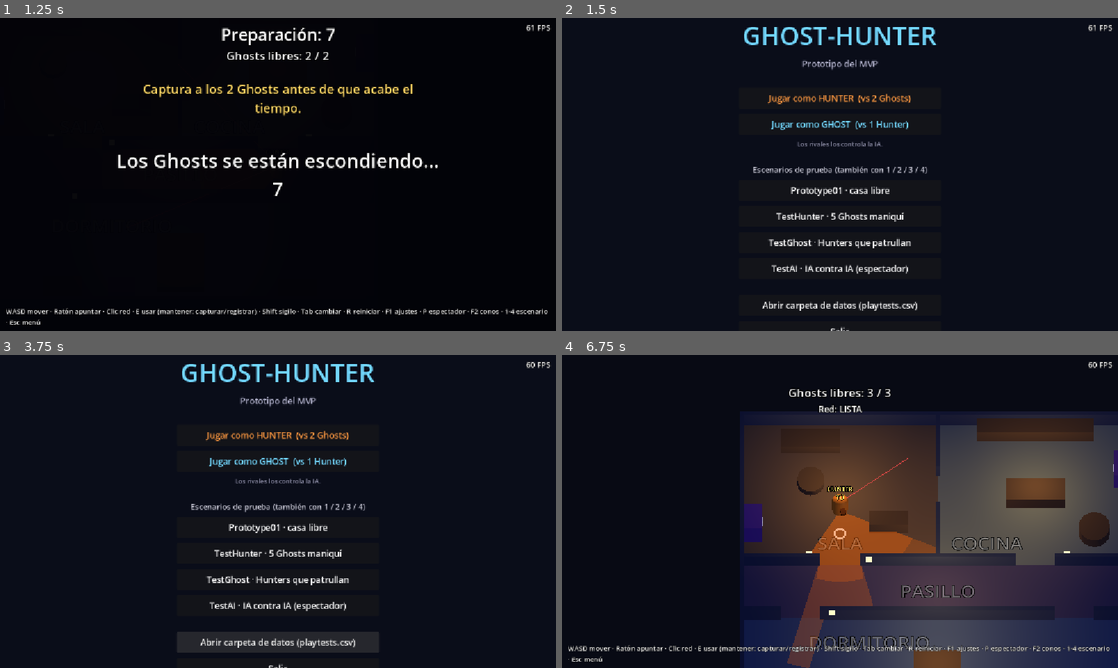
Above: before the commit, frames 1-4 (two rows, left to right).
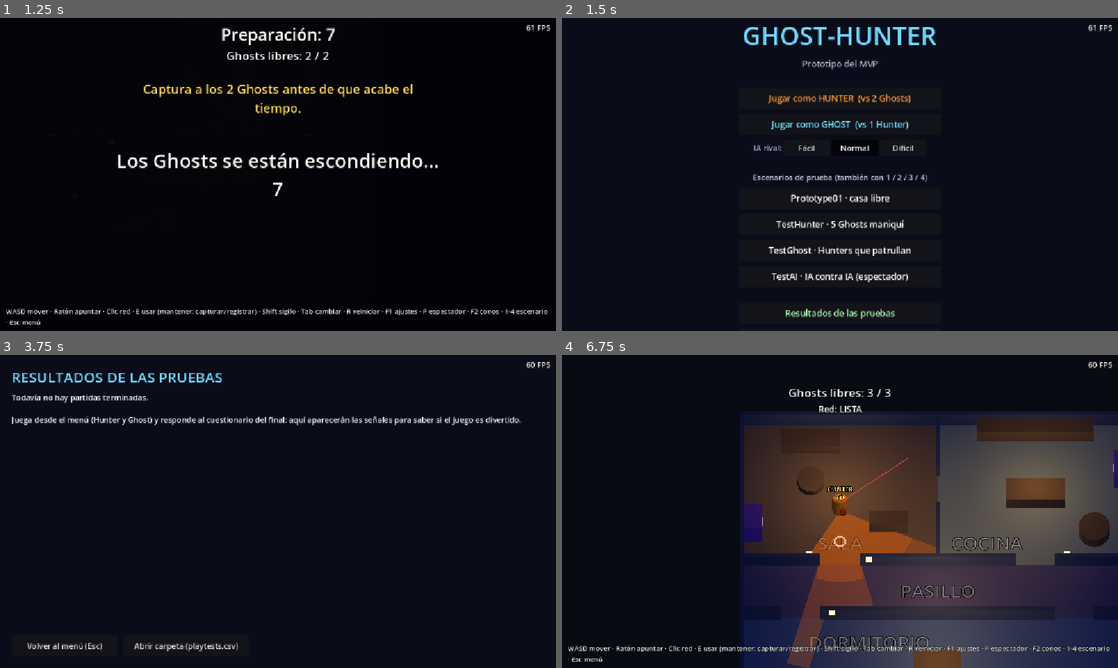
Above: after the commit, the same moments.

Repository: Yhiriend/huntervsghost
Game: Godot game, scene res://scenes/game/Match.tscn
The game is run twice, just before and just after one commit, with the same random seed, the same clock (stepped at 60 frames per second) and the same inputs. This scene is started directly instead of the project's main scene.
Inputs (mouse positions are in pixels of both pictures, inside the frame that each line leads up to):
- Up to frame 1 (1.25 s): tap Enter at 0.5 s; move the mouse to (400, 158) at 0.52 s; hold D (move_right) from 0.53 s (still down); click (400, 158) at 0.6 s; tap Space at 0.77 s
- Up to frame 2 (1.5 s): move the mouse to (728, 190) at 1.27 s; release D (move_right) at 1.28 s; hold Escape (back_to_menu) from 1.28 s (still down); click (728, 190) at 1.35 s
- Up to frame 3 (3.75 s): tap Space at 1.52 s; release Escape (back_to_menu) at 2 s; click (244, 486) at 2 s, where only the run after the commit has a clickable "Fácil"; click (339, 486) at 2.75 s, where only the run after the commit has a clickable "Difícil"; click (278, 649) at 3.5 s, where only the run after the commit has a clickable "Resultados de las pruebas"
- Up to frame 4 (6.75 s): click (628, 646) at 4.25 s, where only the run after the commit has a clickable "Volver al menú (Esc)"; click (856, 486) at 5 s, where only the run after the commit has a clickable "Normal"; click (856, 486) at 5.75 s, where only the run after the commit has a clickable "Normal"; click "Prototype01 · casa libre" at 6.5 s

Frame 1 is identical in both runs. In frame 2, 4.2% of the frame differs, in the area x 34-66%, y 39-100%; in frame 3, 7.8%, in the area x 2-94%, y 2-100%; in frame 4, less than 0.1%.

Commit message:
Fase 6: herramientas para la prueba de diversión
- Cuestionario al final de la partida (diversión, tensión, decisiones/suerte/injusto, nota).
- Pantalla 'Resultados de las pruebas' con las señales del plan y semáforo.
- Dificultad de la IA rival (Fácil/Normal/Difícil) en el menú, registrada en el CSV.
- Los CSV de versiones anteriores se migran conservando las partidas (con copia).
- Ruta del CSV configurable para que las pruebas no toquen los datos reales.
- Protocolo de la Fase 6 en el plan.

Co-Authored-By: Claude Opus 5.5 <noreply@anthropic.com>

Diff:
--- /dev/null
+++ b/scenes/main/PlaytestSummary.tscn
@@ -0,0 +1,12 @@
+[gd_scene format=3]
+
+[ext_resource type="Script" path="res://scripts/ui/playtest_summary.gd" id="1_summary"]
+
+[node name="PlaytestSummary" type="Control"]
+layout_mode = 3
+anchors_preset = 15
+anchor_right = 1.0
+anchor_bottom = 1.0
+grow_horizontal = 2
+grow_vertical = 2
+script = ExtResource("1_summary")
--- a/scripts/autoload/game_manager.gd
+++ b/scripts/autoload/game_manager.gd
@@ -14,6 +14,33 @@
 ## Bando del jugador en la próxima partida (DummySpawn.Role: 0 = Hunter, 1 = Ghost).
 var selected_role: int = 0
 
+enum Difficulty { EASY, NORMAL, HARD }
+const DIFFICULTY_NAMES := ["facil", "normal", "dificil"]
+## Valores de IA que cambia cada dificultad. NORMAL = los valores por defecto de GameConfig.
+const DIFFICULTY_PRESETS := {
+	Difficulty.EASY: {
+		"ai_reaction_time": 1.2,
+		"ai_aim_error": 2.8,
+		"ai_lead_factor": 0.2,
+		"ai_hunter_search_chance": 0.2,
+		"ai_ghost_flee_distance": 6.0,
+		"ai_ghost_hide_chance": 0.3,
+		"ai_ghost_light_chance": 0.3,
+	},
+	Difficulty.NORMAL: {},
+	Difficulty.HARD: {
+		"ai_reaction_time": 0.5,
+		"ai_aim_error": 1.2,
+		"ai_lead_factor": 0.6,
+		"ai_hunter_search_chance": 0.5,
+		"ai_ghost_flee_distance": 11.0,
+		"ai_ghost_hide_chance": 0.7,
+		"ai_ghost_light_chance": 0.8,
+	},
+}
+## Dificultad de la IA rival (afecta a la IA del bando contrario al jugador).
+var difficulty: int = Difficulty.NORMAL
+
 ## Dibuja los conos de visión de todos los personajes (F2). Activo por defecto.
 var debug_vision: bool = true:
 	set(value):
@@ -28,6 +55,21 @@
 			return loaded
 	push_warning("No se encontró %s; usando valores por defecto." % CONFIG_PATH)
 	return GameConfig.new()
+
+
+## Aplica una dificultad: primero restaura los valores de IA por defecto y luego los del preset.
+func set_difficulty(level: int) -> void:
+	difficulty = level
+	var defaults := GameConfig.new()
+	for key in DIFFICULTY_PRESETS[Difficulty.HARD]:
+		config.set(key, defaults.get(key))
+	var preset: Dictionary = DIFFICULTY_PRESETS[level]
+	for key in preset:
+		config.set(key, preset[key])
+
+
+func get_difficulty_name() -> String:
+	return DIFFICULTY_NAMES[difficulty]
 
 
 func start_match(role: int) -> void:
--- a/scripts/managers/match_scenario.gd
+++ b/scripts/managers/match_scenario.gd
@@ -273,9 +273,12 @@
 		"ghosts_capturados": ghosts - _count_free_ghosts() if is_inside_tree() else "",
 		"diversion_1a5": _rating if _rating > 0 else "",
 		"jugar_otra": "si" if play_again else "no",
+		"dificultad": GameManager.get_difficulty_name(),
 	}
+	if is_instance_valid(_result_screen):
+		row.merge(_result_screen.get_answers(), true)
 	for key in _stats:
 		row[key] = ("%.1f" % _stats[key]) if _stats[key] is float else _stats[key]
 	var err := PlaytestLogger.append(row)
 	if err != OK:
-		push_warning("No se pudo guardar la partida en %s (%s)" % [PlaytestLogger.PATH, error_string(err)])
+		push_warning("No se pudo guardar la partida en %s (%s)" % [PlaytestLogger.path, error_string(err)])
--- a/scripts/systems/playtest_logger.gd
+++ b/scripts/systems/playtest_logger.gd
@@ -3,7 +3,9 @@
 ## Guarda una fila por partida en user://playtests.csv para analizar el balance y la diversión.
 ## Ábrelo con cualquier hoja de cálculo. Ruta real: menú principal -> "Abrir carpeta de datos".
 
-const PATH := "user://playtests.csv"
+const DEFAULT_PATH := "user://playtests.csv"
+## Se puede cambiar (las pruebas automáticas usan otro archivo para no tocar tus datos).
+static var path: String = DEFAULT_PATH
 const COLUMNS: PackedStringArray = [
 	"fecha",
 	"rol_jugador",
@@ -21,12 +23,17 @@
 	"luces_usadas",
 	"diversion_1a5",
 	"jugar_otra",
+	"dificultad",
+	"tension",
+	"resultado_por",
+	"nota",
 ]
 
 
 static func append(row: Dictionary) -> Error:
-	var exists := FileAccess.file_exists(PATH)
-	var file := FileAccess.open(PATH, FileAccess.READ_WRITE if exists else FileAccess.WRITE)
+	_migrate_if_outdated()
+	var exists := FileAccess.file_exists(path)
+	var file := FileAccess.open(path, FileAccess.READ_WRITE if exists else FileAccess.WRITE)
 	if file == null:
 		return FileAccess.get_open_error()
 	if exists:
@@ -35,10 +42,58 @@
 		file.store_line(",".join(COLUMNS))
 	var values := PackedStringArray()
 	for column in COLUMNS:
-		values.append(str(row.get(column, "")).replace(",", " "))
+		values.append(str(row.get(column, "")).replace(",", " ").replace("\n", " "))
 	file.store_line(",".join(values))
 	return OK
 
 
+## Todas las filas como diccionarios (columna -> texto). Vacío si no hay archivo.
+static func read_rows() -> Array[Dictionary]:
+	var rows: Array[Dictionary] = []
+	if not FileAccess.file_exists(path):
+		return rows
+	var file := FileAccess.open(path, FileAccess.READ)
+	if file == null:
+		return rows
+	var header := file.get_csv_line()
+	while not file.eof_reached():
+		var values := file.get_csv_line()
+		if values.size() < 2:
+			continue
+		var row := {}
+		for i in header.size():
+			row[header[i]] = values[i] if i < values.size() else ""
+		rows.append(row)
+	return rows
+
+
+## Si el CSV es de una versión anterior (otras columnas), se convierte al formato actual
+## conservando todas las filas (las columnas nuevas quedan vacías). El original se guarda
+## como copia de seguridad (playtests_anterior_<fecha>.csv).
+static func _migrate_if_outdated() -> void:
+	if not FileAccess.file_exists(path):
+		return
+	var file := FileAccess.open(path, FileAccess.READ)
+	if file == null:
+		return
+	var header := file.get_line()
+	file = null
+	if header == ",".join(COLUMNS):
+		return
+	var rows := read_rows()
+	var stamp := Time.get_datetime_string_from_system().replace(":", "-")
+	var backup := path.get_basename() + "_anterior_%s.csv" % stamp
+	if DirAccess.copy_absolute(path, backup) != OK:
+		push_warning("No se pudo hacer copia de %s; no se migra." % path)
+		return
+	var out := FileAccess.open(path, FileAccess.WRITE)
+	out.store_line(",".join(COLUMNS))
+	for row in rows:
+		var values := PackedStringArray()
+		for column in COLUMNS:
+			values.append(String(row.get(column, "")))
+		out.store_line(",".join(values))
+
+
 static func get_folder() -> String:
 	return ProjectSettings.globalize_path("user://")
--- a/scripts/ui/debug_overlay.gd
+++ b/scripts/ui/debug_overlay.gd
@@ -7,7 +7,9 @@
 ## El panel se genera solo a partir de las variables @export_range de GameConfig.
 
 const HELP_TEXT := "WASD mover · Ratón apuntar · Clic red · E usar (mantener: capturar/registrar) · Shift sigilo · Tab cambiar · R reiniciar · F1 ajustes · P espectador · F2 conos · 1-4 escenario · Esc menú"
-## Escenarios accesibles con las teclas 1, 2 y 3.
+## Pantallas sin ayuda de controles.
+const NO_HELP_SCENES := ["res://scenes/main/MainMenu.tscn", "res://scenes/main/PlaytestSummary.tscn"]
+## Escenarios accesibles con las teclas 1 a 4.
 const SCENES := {
 	"scene_1": "res://scenes/test/Prototype01.tscn",
 	"scene_2": "res://scenes/test/TestHunter.tscn",
@@ -33,6 +35,9 @@
 
 
 func _input(event: InputEvent) -> void:
+	# Mientras se escribe en un campo de texto, las teclas no son atajos.
+	if get_viewport().gui_get_focus_owner() is LineEdit:
+		return
 	if event.is_action_pressed("debug_panel"):
 		_panel.visible = not _panel.visible
 		if _panel.visible:
@@ -59,7 +64,7 @@
 func _process(delta: float) -> void:
 	_fps_label.text = "%d FPS" % Engine.get_frames_per_second()
 	var current := get_tree().current_scene
-	_help_label.visible = current != null and current.scene_file_path != GameManager.MENU_SCENE
+	_help_label.visible = current != null and not current.scene_file_path in NO_HELP_SCENES
 	if _status_time_left > 0.0:
 		_status_time_left -= delta
 		if _status_time_left <= 0.0:
--- a/scripts/ui/main_menu.gd
+++ b/scripts/ui/main_menu.gd
@@ -31,7 +31,7 @@
 	var cfg := GameManager.config
 	box.add_child(_button("Jugar como HUNTER  (vs %d Ghosts)" % cfg.ghost_count, func() -> void: GameManager.start_match(DummySpawn.Role.HUNTER), Color(1.0, 0.6, 0.25)))
 	box.add_child(_button("Jugar como GHOST  (vs 1 Hunter)", func() -> void: GameManager.start_match(DummySpawn.Role.GHOST), Color(0.45, 0.85, 1.0)))
-	box.add_child(_label("Los rivales los controla la IA.", 13, Color(0.6, 0.6, 0.7)))
+	box.add_child(_difficulty_row())
 	box.add_child(_spacer(12))
 
 	box.add_child(_label("Escenarios de prueba (también con 1 / 2 / 3 / 4)", 16, Color(0.8, 0.8, 0.85)))
@@ -40,8 +40,29 @@
 		box.add_child(_button(entry[0], func() -> void: get_tree().change_scene_to_file(path)))
 	box.add_child(_spacer(12))
 
-	box.add_child(_button("Abrir carpeta de datos (playtests.csv)", func() -> void: OS.shell_open(PlaytestLogger.get_folder())))
+	box.add_child(_button("Resultados de las pruebas", func() -> void: get_tree().change_scene_to_file("res://scenes/main/PlaytestSummary.tscn"), Color(0.7, 1.0, 0.7)))
 	box.add_child(_button("Salir", func() -> void: get_tree().quit()))
+
+
+## Dificultad de la IA rival: Fácil / Normal / Difícil.
+func _difficulty_row() -> HBoxContainer:
+	var row := HBoxContainer.new()
+	row.alignment = BoxContainer.ALIGNMENT_CENTER
+	var label := Label.new()
+	label.text = "IA rival:"
+	label.add_theme_color_override("font_color", Color(0.7, 0.7, 0.8))
+	row.add_child(label)
+	var group := ButtonGroup.new()
+	for level in [GameManager.Difficulty.EASY, GameManager.Difficulty.NORMAL, GameManager.Difficulty.HARD]:
+		var button := Button.new()
+		button.text = ["Fácil", "Normal", "Difícil"][level]
+		button.toggle_mode = true
+		button.button_group = group
+		button.button_pressed = level == GameManager.difficulty
+		button.custom_minimum_size = Vector2(96, 34)
+		button.pressed.connect(GameManager.set_difficulty.bind(level))
+		row.add_child(button)
+	return row
 
 
 func _button(text: String, callback: Callable, color: Color = Color.WHITE) -> Button:
--- /dev/null
+++ b/scripts/ui/playtest_summary.gd
@@ -0,0 +1,179 @@
+extends Control
+## Resumen de playtests.csv con las señales de la sección 5 del plan de trabajo.
+## Cada señal se marca: verde = sano, amarillo = revisar, gris = sin datos suficientes.
+## Las partidas abandonadas solo se cuentan aparte.
+
+const GOOD := "#7ee08a"
+const WARN := "#f5c451"
+const NONE := "#9a9aae"
+## Con menos partidas que esto, los porcentajes no son fiables.
+const MIN_GAMES := 5
+
+var _text: RichTextLabel
+
+
+func _ready() -> void:
+	var background := ColorRect.new()
+	background.color = Color(0.04, 0.05, 0.1)
+	background.set_anchors_preset(Control.PRESET_FULL_RECT)
+	add_child(background)
+
+	var margin := MarginContainer.new()
+	margin.set_anchors_preset(Control.PRESET_FULL_RECT)
+	for side in ["left", "right", "top", "bottom"]:
+		margin.add_theme_constant_override("margin_" + side, 24)
+	add_child(margin)
+
+	var box := VBoxContainer.new()
+	box.add_theme_constant_override("separation", 10)
+	margin.add_child(box)
+
+	var title := Label.new()
+	title.text = "RESULTADOS DE LAS PRUEBAS"
+	title.add_theme_font_size_override("font_size", 30)
+	title.add_theme_color_override("font_color", Color(0.45, 0.85, 1.0))
+	box.add_child(title)
+
+	_text = RichTextLabel.new()
+	_text.bbcode_enabled = true
+	_text.size_flags_vertical = Control.SIZE_EXPAND_FILL
+	_text.add_theme_font_size_override("normal_font_size", 16)
+	_text.add_theme_font_size_override("bold_font_size", 17)
+	box.add_child(_text)
+
+	var buttons := HBoxContainer.new()
+	buttons.add_theme_constant_override("separation", 12)
+	box.add_child(buttons)
+	var back := Button.new()
+	back.text = "Volver al menú (Esc)"
+	back.custom_minimum_size = Vector2(220, 44)
+	back.pressed.connect(GameManager.go_to_menu)
+	buttons.add_child(back)
+	var folder := Button.new()
+	folder.text = "Abrir carpeta (playtests.csv)"
+	folder.custom_minimum_size = Vector2(260, 44)
+	folder.pressed.connect(func() -> void: OS.shell_open(PlaytestLogger.get_folder()))
+	buttons.add_child(folder)
+
+	_text.text = build_report(PlaytestLogger.read_rows())
+
+
+## Construye el informe (BBCode). Es estático para poder probarlo sin interfaz.
+static func build_report(rows: Array[Dictionary]) -> String:
+	var finished: Array[Dictionary] = []
+	var abandoned := 0
+	for row in rows:
+		if row.get("ganador", "") == "abandonada":
+			abandoned += 1
+		else:
+			finished.append(row)
+	if finished.is_empty():
+		return "Todavía no hay partidas terminadas.\n\nJuega desde el menú (Hunter y Ghost) y responde al cuestionario del final: aquí aparecerán las señales para saber si el juego es divertido."
+
+	var out := PackedStringArray()
+	out.append("Partidas terminadas: [b]%d[/b] · abandonadas: %d" % [finished.size(), abandoned])
+	if finished.size() < MIN_GAMES:
+		out.append("[color=%s]Con menos de %d partidas los porcentajes aún no son fiables.[/color]" % [WARN, MIN_GAMES])
+	out.append("")
+
+	# --- Diversión (lo más importante) ---
+	out.append("[b]DIVERSIÓN[/b]")
+	out.append(_line("Quiere jugar otra partida", _percent(finished, func(r): return r.get("jugar_otra") == "si"), 60.0, 101.0, "La métrica principal."))
+	var ratings := _numbers(finished, "diversion_1a5")
+	out.append(_line_value("Diversión media (1-5)", _avg_text(ratings, 1), ratings.size(), _avg(ratings) >= 3.5, "%d valoraciones" % ratings.size()))
+	out.append(_line("Hubo un momento de tensión", _percent(_answered(finished, "tension"), func(r): return r.get("tension") == "si"), 50.0, 101.0, ""))
+	var by := _answered(finished, "resultado_por")
+	out.append(_line("Resultado por mis decisiones", _percent(by, func(r): return r.get("resultado_por") == "decisiones"), 50.0, 101.0,
+		"suerte %s · injusto %s" % [_pct_text(_percent(by, func(r): return r.get("resultado_por") == "suerte")), _pct_text(_percent(by, func(r): return r.get("resultado_por") == "injusto"))]))
+	out.append("")
+
+	# --- Por bando ---
+	for role in ["hunter", "ghost"]:
+		var games := finished.filter(func(r): return r.get("rol_jugador") == role)
+		out.append("[b]JUGANDO COMO %s[/b]  (%d partidas)" % [role.to_upper(), games.size()])
+		if games.is_empty():
+			out.append("  [color=%s]Sin partidas.[/color]" % NONE)
+			out.append("")
+			continue
+		var won := func(r): return (r.get("ganador") == "hunter") == (role == "hunter")
+		out.append(_line("Victorias del jugador", _percent(games, won), 40.0, 60.0, "Sano: 40-60 %. Si es muy alto o bajo, ajusta la dificultad o el balance."))
+		var durations := _numbers(games, "duracion_s")
+		out.append(_line_value("Duración media", "%.0f s" % _avg(durations), durations.size(), true, "Debe variar: ni siempre al límite de tiempo ni siempre en segundos."))
+		var fired := _sum(games, "redes_disparadas")
+		var hit := _sum(games, "redes_acertadas")
+		var accuracy := -1.0 if fired == 0 else 100.0 * hit / fired
+		var shooter := "tu precisión" if role == "hunter" else "precisión de la IA"
+		out.append(_line("Precisión de red (%s)" % shooter, accuracy, 25.0, 50.0, "%d/%d. <15 %% frustra · >70 %% es trivial." % [int(hit), int(fired)]))
+		out.append(_line_value("Escapes de la red por partida", "%.1f" % (_sum(games, "escapes_de_red") / games.size()), games.size(), _sum(games, "escapes_de_red") > 0, "Si nunca hay escapes, capturar es demasiado fácil."))
+		out.append(_line("Partidas en que se usan armarios", _percent(games, func(r): return float(r.get("armarios_registrados", "0")) > 0 or float(r.get("tiempo_escondido_s", "0")) > 0), 50.0, 101.0, ""))
+		out.append(_line("Partidas en que se usan puertas", _percent(games, func(r): return float(r.get("puertas_usadas", "0")) > 0), 50.0, 101.0, ""))
+		out.append(_line("Partidas en que se usan luces", _percent(games, func(r): return float(r.get("luces_usadas", "0")) > 0), 50.0, 101.0, "Una mecánica que no se usa no aporta o no se entiende."))
+		out.append("")
+
+	# --- Notas ---
+	var notes := finished.filter(func(r): return String(r.get("nota", "")) != "")
+	if not notes.is_empty():
+		out.append("[b]ÚLTIMAS NOTAS[/b]")
+		for row in notes.slice(maxi(0, notes.size() - 8)):
+			out.append("  • [%s, %s] %s" % [row.get("rol_jugador", ""), row.get("dificultad", ""), row.get("nota", "")])
+	return "\n".join(out)
+
+
+# --- Ayudas ----------------------------------------------------------------------
+
+static func _line(label: String, value: float, good_min: float, good_max: float, hint: String) -> String:
+	if value < 0.0:
+		return "  [color=%s]%s: sin datos[/color]" % [NONE, label]
+	var color := GOOD if value >= good_min and value <= good_max else WARN
+	var line := "  [color=%s]●[/color] %s: [b]%.0f %%[/b]" % [color, label, value]
+	return line + ("  [color=%s]%s[/color]" % [NONE, hint] if hint != "" else "")
+
+
+static func _line_value(label: String, value_text: String, samples: int, healthy: bool, hint: String) -> String:
+	if samples == 0:
+		return "  [color=%s]%s: sin datos[/color]" % [NONE, label]
+	var color := GOOD if healthy else WARN
+	return "  [color=%s]●[/color] %s: [b]%s[/b]  [color=%s]%s[/color]" % [color, label, value_text, NONE, hint]
+
+
+static func _percent(rows: Array, predicate: Callable) -> float:
+	if rows.is_empty():
+		return -1.0
+	return 100.0 * rows.filter(predicate).size() / rows.size()
+
+
+static func _pct_text(value: float) -> String:
+	return "—" if value < 0.0 else "%.0f %%" % value
+
+
+static func _answered(rows: Array, key: String) -> Array:
+	return rows.filter(func(r): return String(r.get(key, "")) != "")
+
+
+static func _numbers(rows: Array, key: String) -> Array[float]:
+	var values: Array[float] = []
+	for row in rows:
+		var text := String(row.get(key, ""))
+		if text.is_valid_float():
+			values.append(float(text))
+	return values
+
+
+static func _sum(rows: Array, key: String) -> float:
+	var total := 0.0
+	for value in _numbers(rows, key):
+		total += value
+	return total
+
+
+static func _avg(values: Array[float]) -> float:
+	if values.is_empty():
+		return 0.0
+	var total := 0.0
+	for value in values:
+		total += value
+	return total / values.size()
+
+
+static func _avg_text(values: Array[float], decimals: int) -> String:
+	return ("%." + str(decimals) + "f") % _avg(values)
--- a/scripts/ui/result_screen.gd
+++ b/scripts/ui/result_screen.gd
@@ -1,12 +1,15 @@
 class_name ResultScreen
 extends CanvasLayer
-## Pantalla de resultados: ganador, estadísticas, "¿cuánto te has divertido?" y siguiente paso.
+## Pantalla de resultados: ganador, estadísticas, mini cuestionario de diversión y siguiente paso.
+## Las respuestas se guardan en playtests.csv (todas son opcionales).
 
 ## play_again = true -> "Jugar otra vez"; false -> menú principal.
 signal finished(play_again: bool)
 signal rating_changed(rating: int)
 
 var rating: int = 0
+var _answers := {"tension": "", "resultado_por": "", "nota": ""}
+var _note: LineEdit
 
 var _title: Label
 var _subtitle: Label
@@ -14,7 +17,7 @@
 
 
 func _ready() -> void:
-	layer = 20
+	layer = 110  # Por encima del overlay de depuración (FPS y ayuda).
 	_build_ui()
 
 
@@ -23,6 +26,13 @@
 	_subtitle.text = "¡Has ganado!" if player_won else "Has perdido"
 	_subtitle.add_theme_color_override("font_color", Color(0.5, 1.0, 0.55) if player_won else Color(1.0, 0.5, 0.45))
 	_stats.text = stats_text
+
+
+## Respuestas del cuestionario (columnas del CSV).
+func get_answers() -> Dictionary:
+	var answers := _answers.duplicate()
+	answers["nota"] = _note.text.strip_edges() if _note else ""
+	return answers
 
 
 func _build_ui() -> void:
@@ -43,18 +53,18 @@
 		margin.add_theme_constant_override("margin_" + side, 24)
 	panel.add_child(margin)
 	var box := VBoxContainer.new()
-	box.add_theme_constant_override("separation", 12)
+	box.add_theme_constant_override("separation", 8)
 	margin.add_child(box)
 
 	_title = _label(36)
 	box.add_child(_title)
 	_subtitle = _label(24)
 	box.add_child(_subtitle)
-	_stats = _label(16)
+	_stats = _label(14)
 	_stats.horizontal_alignment = HORIZONTAL_ALIGNMENT_LEFT
 	box.add_child(_stats)
 
-	box.add_child(_label(18, "¿Cuánto te has divertido?"))
+	box.add_child(_label(17, "¿Cuánto te has divertido?"))
 	var rating_row := HBoxContainer.new()
 	rating_row.alignment = BoxContainer.ALIGNMENT_CENTER
 	var group := ButtonGroup.new()
@@ -68,6 +78,15 @@
 		button.pressed.connect(_on_rating.bind(i))
 		rating_row.add_child(button)
 	box.add_child(rating_row)
+
+	box.add_child(_label(15, "¿Hubo algún momento de tensión?"))
+	box.add_child(_choice_row("tension", [["Sí", "si"], ["No", "no"]]))
+	box.add_child(_label(15, "Has ganado o perdido sobre todo por..."))
+	box.add_child(_choice_row("resultado_por", [["Mis decisiones", "decisiones"], ["Suerte", "suerte"], ["Algo injusto", "injusto"]]))
+	_note = LineEdit.new()
+	_note.placeholder_text = "¿Qué te ha frustrado o sorprendido? (opcional)"
+	_note.custom_minimum_size = Vector2(0, 36)
+	box.add_child(_note)
 
 	var buttons := HBoxContainer.new()
 	buttons.alignment = BoxContainer.ALIGNMENT_CENTER
@@ -87,6 +106,22 @@
 	box.add_child(buttons)
 
 
+func _choice_row(key: String, options: Array) -> HBoxContainer:
+	var row := HBoxContainer.new()
+	row.alignment = BoxContainer.ALIGNMENT_CENTER
+	var group := ButtonGroup.new()
+	for option in options:
+		var button := Button.new()
+		button.text = option[0]
+		button.toggle_mode = true
+		button.button_group = group
+		button.custom_minimum_size = Vector2(110, 36)
+		button.focus_mode = Control.FOCUS_NONE
+		button.pressed.connect(func() -> void: _answers[key] = option[1])
+		row.add_child(button)
+	return row
+
+
 func _on_rating(value: int) -> void:
 	rating = value
 	rating_changed.emit(value)
Not shown, added: scripts/ui/playtest_summary.gd.uid
Not shown, changed: docs/Plan_de_trabajo_MVP.md
